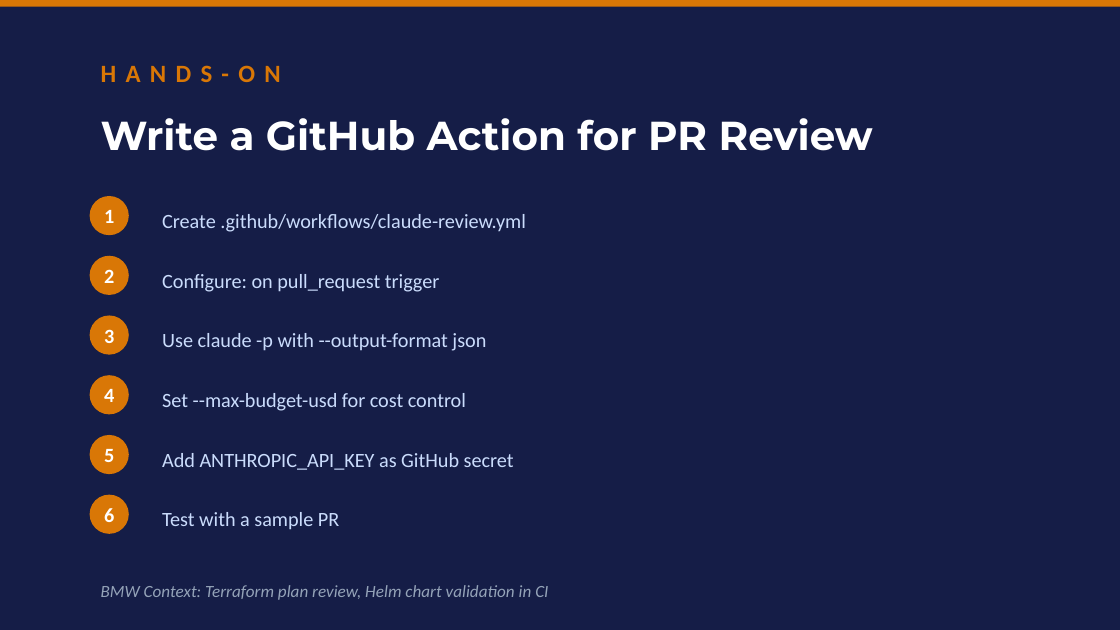
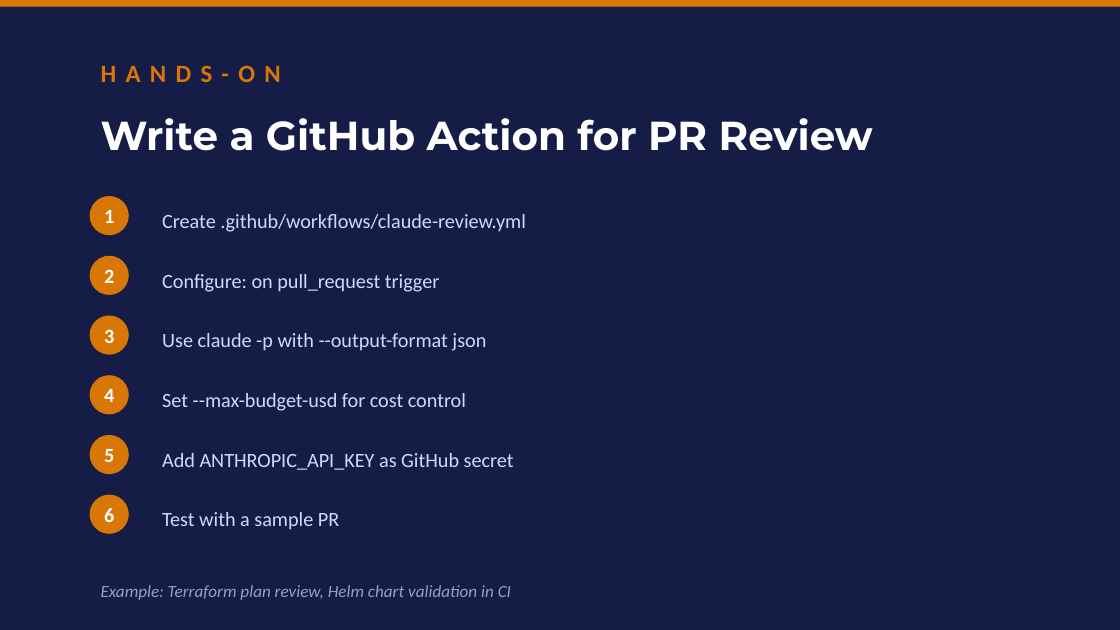
Before and after one commit to clusterreplyDE/claude_workshop, a slide deck: slide 36 of slides/workshop.pptx (slide 35 before the commit). Drawn at 1120x630 pixels with LibreOffice and Linux fonts; fonts in the diff are those of the drawing. Boxes give left, top, right and bottom in pixels: in the first picture for what was removed or moved away, otherwise in the second. Text is boxed around its words. In the diff, an @@ line names an element or a change of style, - is before the commit and + after.

```diff
--- a/slides/workshop.pptx
+++ b/slides/workshop.pptx
@@ text at (101,585,511,600): text changed @@
-BMW Context: Terraform plan review, Helm chart validation in CI
+Example: Terraform plan review, Helm chart validation in CI
```
Also in this commit, not shown: 31 other slides changed, 4 slides added, 3 slides removed, 27 other files.
